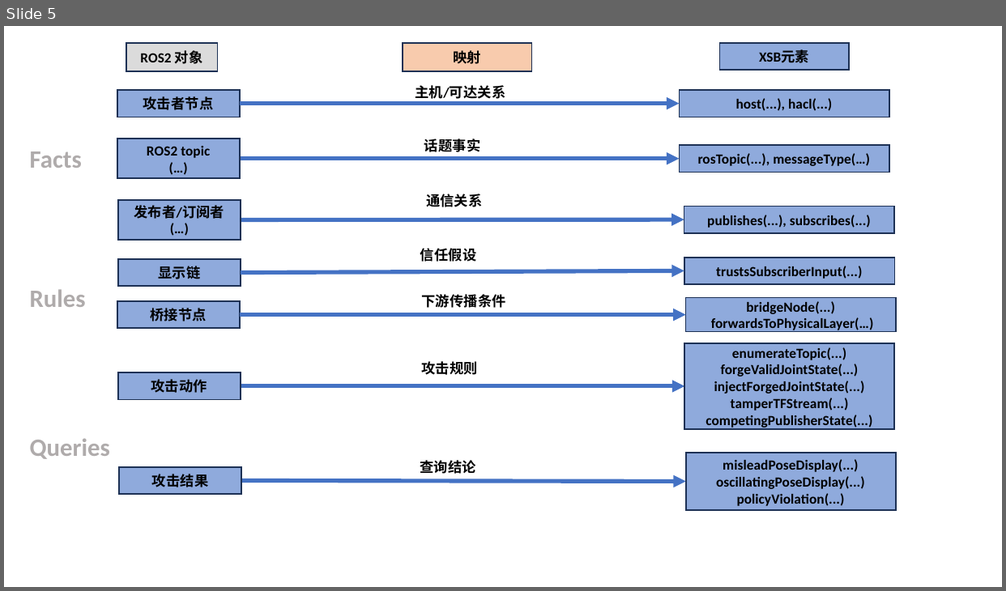
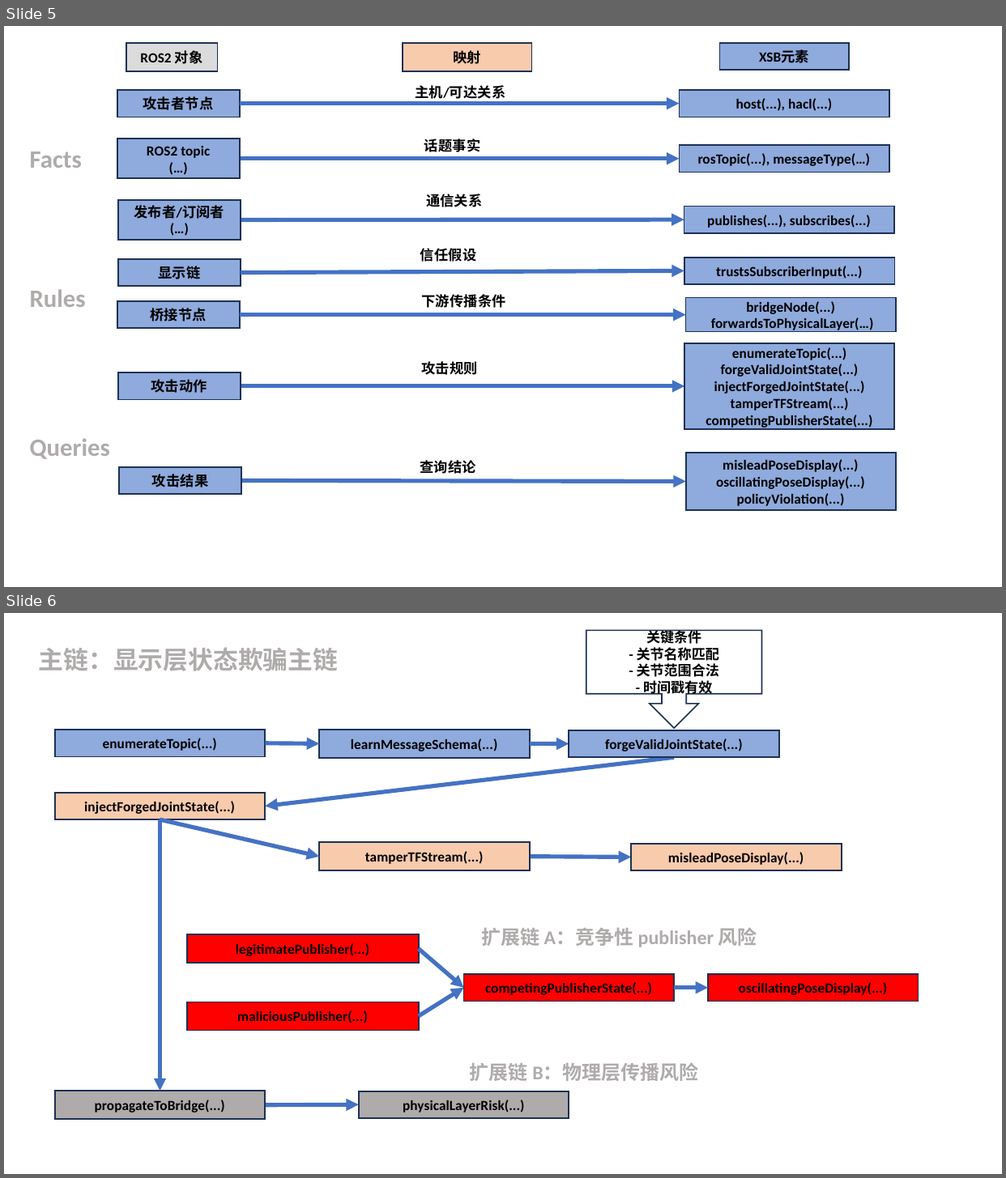
Before and after one commit to Eitr-SphinSaure/mycobot_280_srtp, a slide deck: report/src/src.pptx. Shown one above the other, each under a label of ours: slide 5 before the commit, slides 5 and 6 after it. The pictures are 1006x591 and 1006x1178 pixels, drawn with LibreOffice and Linux fonts; fonts in the diff are those of the drawing. Boxes give left, top, right and bottom in pixels: in the first picture for what was removed or moved away, otherwise in the second. Text is boxed around its words. In the diff, an @@ line names an element or a change of style, - is before the commit and + after.

```diff
--- a/report/src/src.pptx
+++ b/report/src/src.pptx
@@ slide 6 added at (4, 613, 1002, 1174), background #FFFFFF @@
@@ down arrow callout added at (586, 630, 762, 728), fill #FFFFFF, outline #1E3256 1 pt, 10 pt, text #000000, bold @@
+关键条件
+- 关节名称匹配
+- 关节范围合法
+- 时间戳有效
@@ text added at (39, 647, 339, 671), 18 pt, text #AFABAB, bold @@
+主链：显示层状态欺骗主链
@@ rectangle added at (55, 730, 266, 756), fill #8FAADC, outline #1E3256 1 pt, 10.1 pt, text #000000, bold @@
+enumerateTopic(...)
@@ rectangle added at (319, 730, 530, 758), fill #8FAADC, outline #1E3256 1 pt, 10.1 pt, text #000000, bold @@
+learnMessageSchema(...)
@@ rectangle added at (569, 730, 779, 758), fill #8FAADC, outline #1E3256 1 pt, 10.1 pt, text #000000, bold @@
+forgeValidJointState(...)
@@ arrow added from (674, 758) to (266, 807), #4472C4 3 pt @@
@@ arrow added from (266, 743) to (319, 743), #4472C4 3 pt @@
@@ arrow added from (530, 743) to (569, 743), #4472C4 3 pt @@
@@ rectangle added at (55, 793, 266, 820), fill #F8CBAD, outline #1E3256 1 pt, 10.1 pt, text #000000, bold @@
+injectForgedJointState(...)
@@ arrow added from (160, 820) to (319, 857), #4472C4 3 pt @@
@@ arrow added from (160, 820) to (160, 1091), #4472C4 3 pt @@
@@ rectangle added at (319, 842, 530, 871), fill #F8CBAD, outline #1E3256 1 pt, 10.1 pt, text #000000, bold @@
+tamperTFStream(...)
@@ rectangle added at (631, 844, 842, 871), fill #F8CBAD, outline #1E3256 1 pt, 10.1 pt, text #000000, bold @@
+misleadPoseDisplay(...)
@@ arrow added from (530, 857) to (631, 858), #4472C4 3 pt @@
@@ text added at (481, 928, 757, 948), 14 pt, text #AFABAB, bold @@
+扩展链 A：竞争性 publisher 风险
@@ rectangle added at (186, 935, 418, 962), fill #FF0000, outline #1E3256 1 pt, 10.1 pt, text #000000, bold @@
+legitimatePublisher(...)
@@ arrow added from (418, 949) to (464, 988), #4472C4 3 pt @@
@@ rectangle added at (464, 974, 675, 1001), fill #FF0000, outline #1E3256 1 pt, 10.1 pt, text #000000, bold @@
+competingPublisherState(...)
@@ rectangle added at (708, 974, 918, 1001), fill #FF0000, outline #1E3256 1 pt, 10.1 pt, text #000000, bold @@
+oscillatingPoseDisplay(...)
@@ arrow added from (418, 1016) to (464, 988), #4472C4 3 pt @@
@@ arrow added from (674, 988) to (708, 988), #4472C4 3 pt @@
@@ rectangle added at (186, 1002, 418, 1030), fill #FF0000, outline #1E3256 1 pt, 10.1 pt, text #000000, bold @@
+maliciousPublisher(...)
@@ text added at (470, 1063, 698, 1081), 14 pt, text #AFABAB, bold @@
+扩展链 B：物理层传播风险
@@ rectangle added at (55, 1091, 266, 1119), fill #AFABAB, outline #1E3256 1 pt, 10.1 pt, text #000000, bold @@
+propagateToBridge(...)
@@ rectangle added at (358, 1091, 569, 1118), fill #AFABAB, outline #1E3256 1 pt, 10.1 pt, text #000000, bold @@
+physicalLayerRisk(...)
@@ arrow added from (266, 1105) to (358, 1105), #4472C4 3 pt @@
```
Also in this commit, not shown: 3 other slides added, 5 slides removed, 11 other files.
